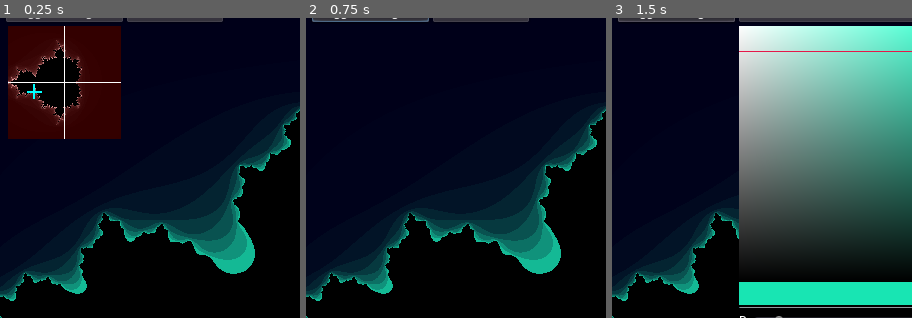
Above: before the commit, frames 1-3 (left to right).
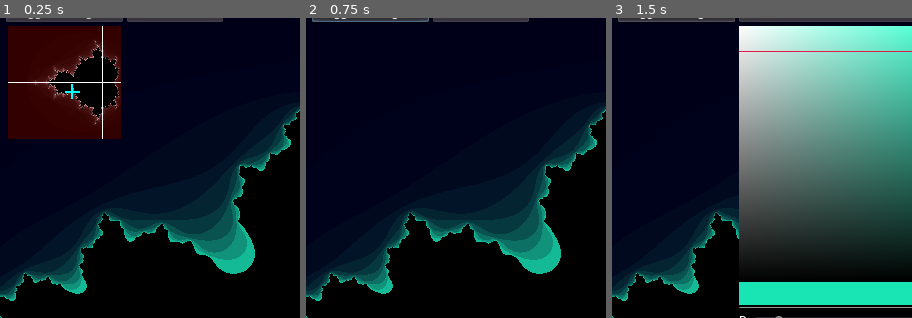
Above: after the commit, the same moments.

Repository: jammin-ben/Julia_Generator
Game: Godot game, scene res://main.tscn
The game is run twice, just before and just after one commit, with the same random seed, the same clock (stepped at 60 frames per second) and the same inputs. The engine's default icon, where the game draws it, is replaced by a stand-in: a white triangle on a blue panel in a dark square.
Inputs:
- Up to frame 1 (0.25 s): no input
- Up to frame 2 (0.75 s): click "Toggle Navigator" at 0.5 s
- Up to frame 3 (1.5 s): click "Choose Color" at 1.25 s
The pictures show only the part of the screen within x 2-52%, y 6-56%; the shares and areas given below are measured in that part.

The runs differ from the first frame. In frame 1, 5.4% of the frame differs, in the area x 2-40%, y 2-41%; in frame 2, nothing differs; in frame 3, nothing differs.

Commit message:
tweaked mandelbrot bounds

Diff:
--- a/main.tscn
+++ b/main.tscn
@@ -27,9 +27,8 @@
 	return sqrt(vec.x*vec.x + vec.y*vec.y);
 }
 
-
 void fragment() {
-	vec2 z_0 = vec2((UV.x - .5) * scale, (UV.y - .5) * scale);
+	vec2 z_0 = vec2((UV.x - .5) * scale -1., (UV.y - .5) * scale);
 	vec2 z;
 	float intensity = 1.0;
 	float tolerance = .03;
@@ -48,7 +47,7 @@
 		COLOR= vec4(0.0,0.0,0.0,1.0);
 
 	//Draw Major Axes
-	if((.495 < UV.x) && (UV.x < .505) || (.495 < UV.y ) && (UV.y < .505))
+	if((.495 + 1./scale < UV.x) && (UV.x < .505 +1. / scale) || (.495 < UV.y ) && (UV.y < .505))
 		COLOR = vec4(1.0,1.0,1.0,1.0);
 
 	//Draw c crosshairs
@@ -133,10 +132,10 @@
 
 [node name="ColorPicker" type="ColorPicker" parent="Camera2D/CanvasLayer/UI/HBoxContainer/VBoxContainer"]
 visible = false
-margin_left = 122.0
-margin_top = -14.0
-margin_right = 412.0
-margin_bottom = 448.0
+margin_left = 4.0
+margin_top = 4.0
+margin_right = 4.0
+margin_bottom = 4.0
 color = Color( 0.0980392, 0.901961, 0.705882, 1 )
 script = ExtResource( 7 )
 
Not shown: 1 places in main.tscn that only renumber resources
